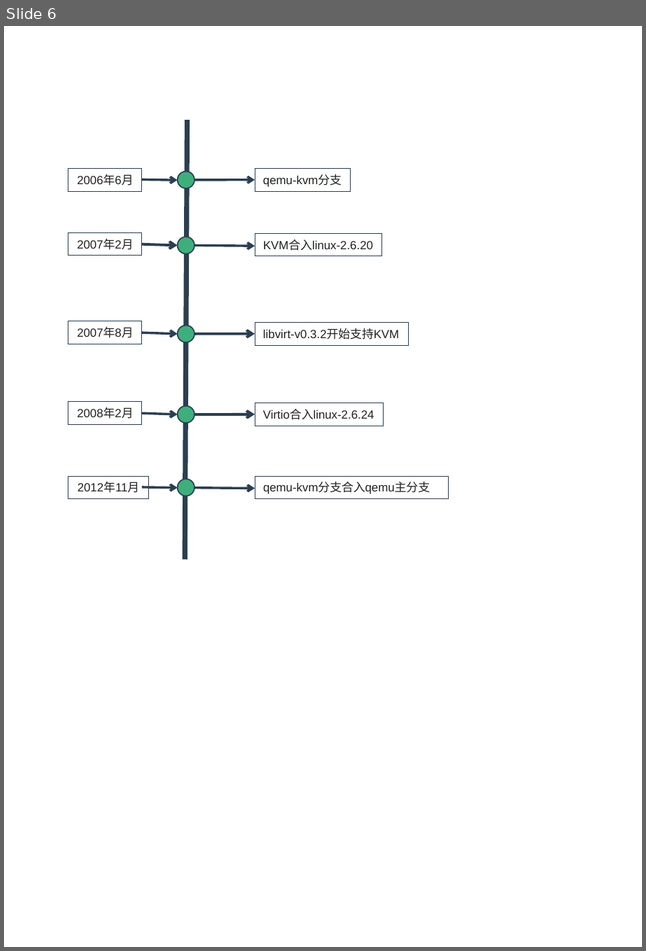
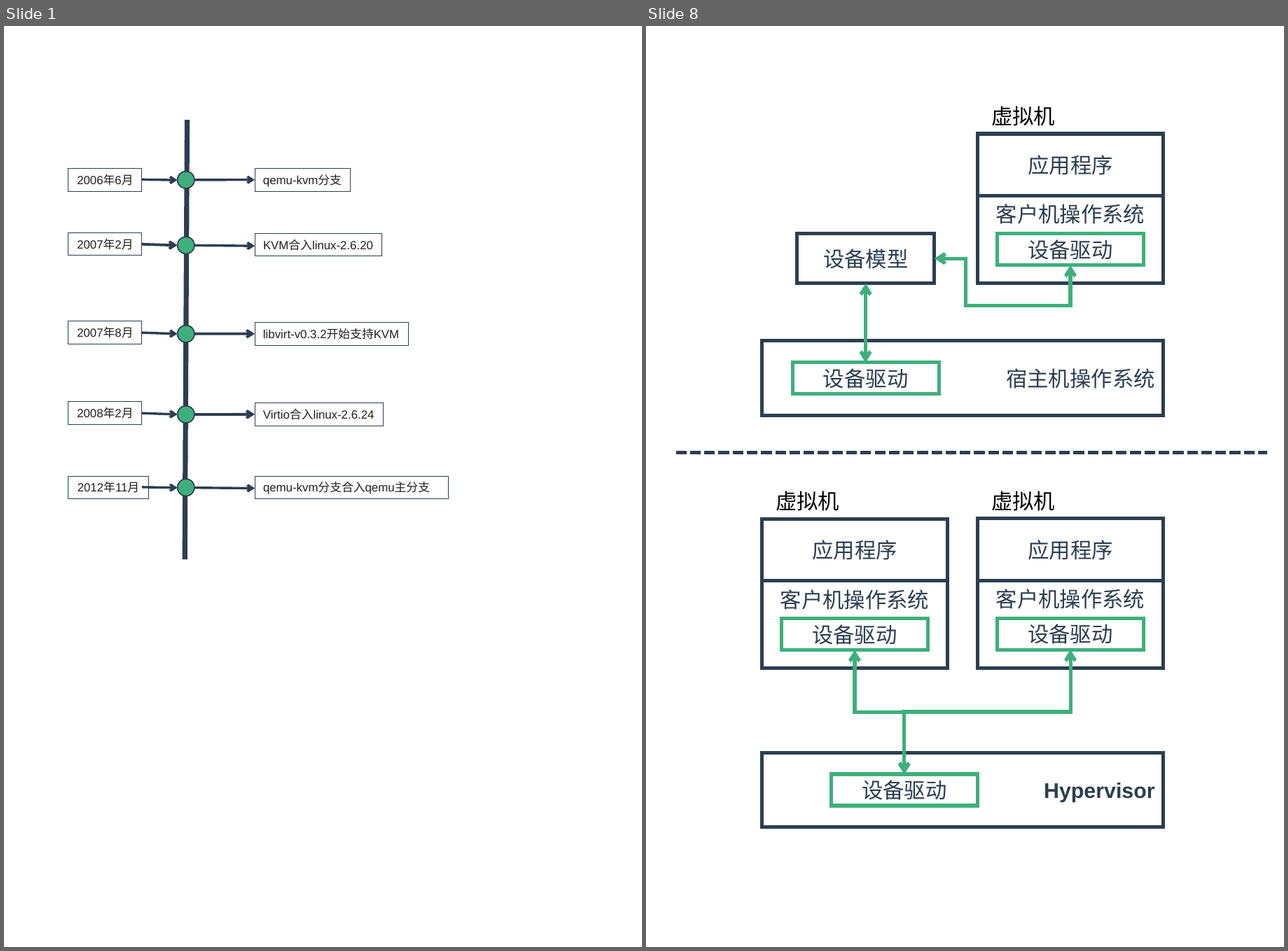
Before and after one commit to zaiqiang-dong/zaiqiang, a slide deck: picture/ppt/vitrualization/vitrualization.pptx. Shown side by side, each under a label of ours: slide 6 before the commit, slides 1 and 8 after it; the slides between them are not shown. The pictures are 646x951 and 1288x951 pixels, drawn with LibreOffice and Linux fonts; fonts in the diff are those of the drawing. Boxes give left, top, right and bottom in pixels: in the first picture for what was removed or moved away, otherwise in the second. Text is boxed around its words. In the diff, an @@ line names an element or a change of style, - is before the commit and + after.

```diff
--- a/picture/ppt/vitrualization/vitrualization.pptx
+++ b/picture/ppt/vitrualization/vitrualization.pptx
@@ slide 8 added at (646, 26, 1284, 947), background #FFFFFF @@
@@ text added at (991, 106, 1055, 126), 18 pt, text #000000 @@
+虚拟机
@@ rectangle added at (978, 134, 1163, 196), outline #2C3E50 3 pt, 18 pt, text #2C3E50 @@
+应用程序
@@ rectangle added at (978, 196, 1163, 284), outline #2C3E50 3 pt, 18 pt, text #2C3E50 @@
+客户机操作系统
@@ rectangle added at (797, 233, 934, 283), outline #2C3E50 3 pt, 18 pt, text #2C3E50 @@
+设备模型
@@ rectangle added at (997, 233, 1144, 265), outline #3EAF7C 3 pt, 18 pt, text #2C3E50 @@
+设备驱动
@@ elbow double arrow added from (1070, 265) to (934, 258), #3EAF7C 3 pt @@
@@ elbow double arrow added from (865, 363) to (865, 284), #3EAF7C 3 pt @@
@@ rectangle added at (761, 340, 1163, 415), outline #2C3E50 3 pt, 18 pt, text #2C3E50 @@
+宿主机操作系统
@@ rectangle added at (792, 363, 939, 394), outline #3EAF7C 3 pt, 18 pt, text #2C3E50 @@
+设备驱动
@@ line added from (676, 453) to (1267, 453), #2C3E50 3 pt dashed @@
@@ text added at (776, 491, 839, 511), 18 pt, text #000000 @@
+虚拟机
@@ text added at (991, 491, 1055, 511), 18 pt, text #000000 @@
+虚拟机
@@ rectangle added at (761, 518, 947, 580), outline #2C3E50 3 pt, 18 pt, text #2C3E50 @@
+应用程序
@@ rectangle added at (978, 518, 1163, 580), outline #2C3E50 3 pt, 18 pt, text #2C3E50 @@
+应用程序
@@ rectangle added at (761, 581, 947, 669), outline #2C3E50 3 pt, 18 pt, text #2C3E50 @@
+客户机操作系统
@@ rectangle added at (978, 580, 1163, 668), outline #2C3E50 3 pt, 18 pt, text #2C3E50 @@
+客户机操作系统
@@ rectangle added at (781, 619, 927, 650), outline #3EAF7C 3 pt, 18 pt, text #2C3E50 @@
+设备驱动
@@ rectangle added at (997, 618, 1144, 649), outline #3EAF7C 3 pt, 18 pt, text #2C3E50 @@
+设备驱动
@@ elbow double arrow added from (855, 650) to (904, 774), #3EAF7C 3 pt @@
@@ elbow double arrow added from (1070, 649) to (904, 774), #3EAF7C 3 pt @@
@@ rectangle added at (761, 752, 1163, 827), outline #2C3E50 3 pt, 18 pt, text #2C3E50, bold @@
+Hypervisor
@@ rectangle added at (831, 774, 977, 806), outline #3EAF7C 3 pt, 18 pt, text #2C3E50 @@
+设备驱动
@@ what was slide 6 is now slide 1 @@
```
Also in this commit, not shown: 1 slide changed, 16 other slides added, 3 slides removed, 10 other files.
